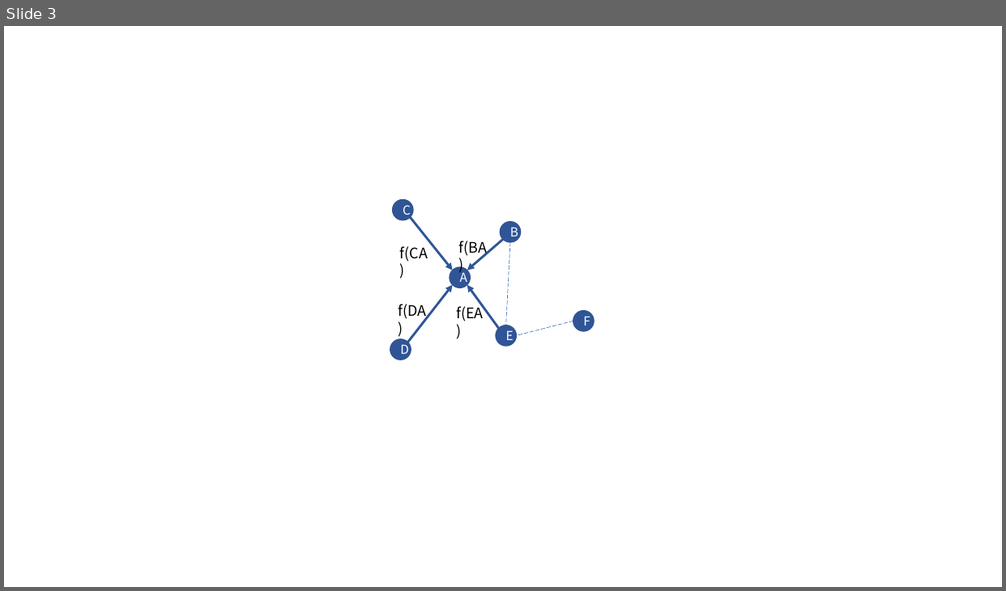
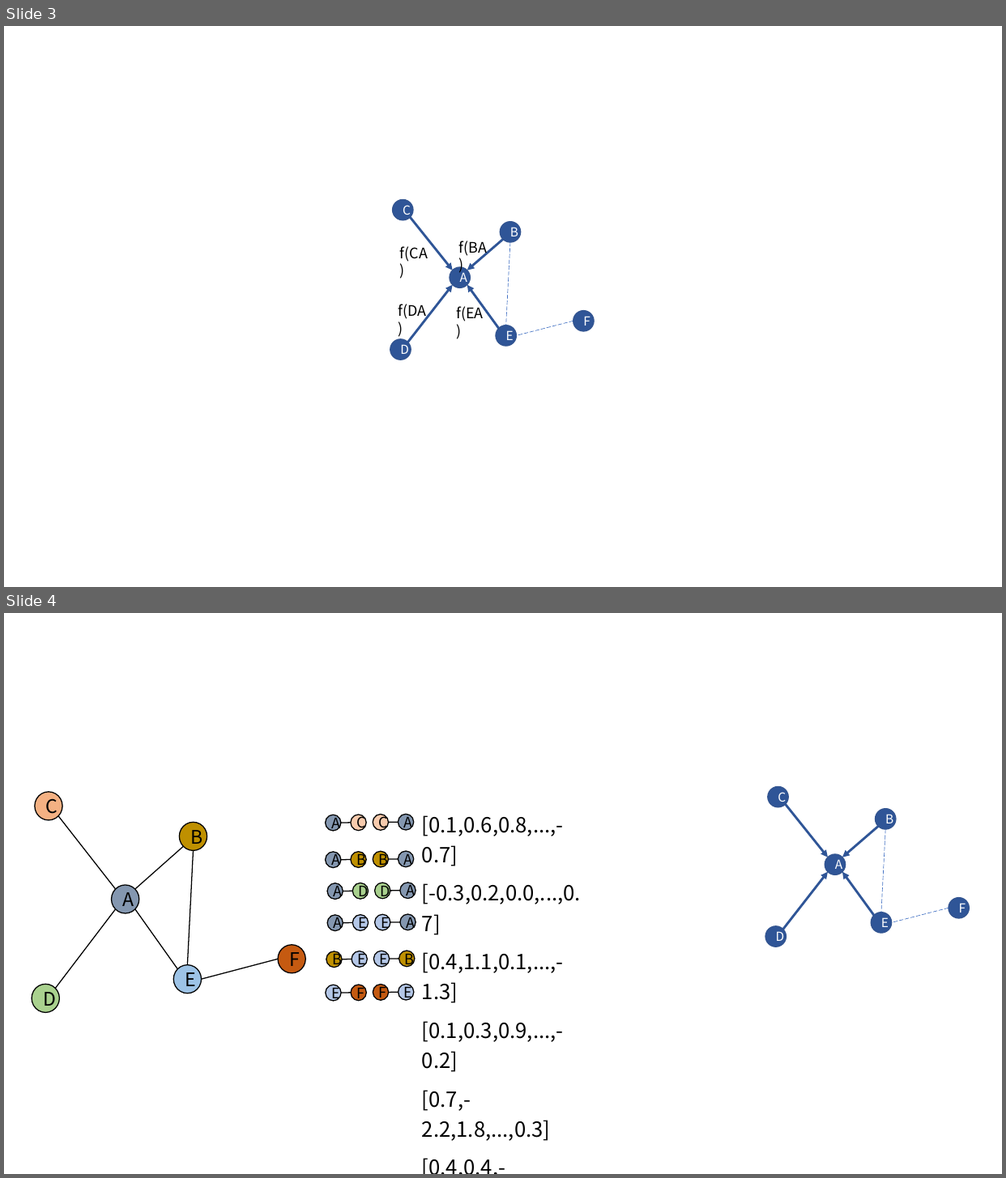
Before and after one commit to hakaorson/file, a slide deck: MineThesis new struct/other/流程图.pptx. Shown one above the other, each under a label of ours: slide 3 before the commit, slides 3 and 4 after it. The pictures are 1006x591 and 1006x1178 pixels, drawn with LibreOffice and Linux fonts; fonts in the diff are those of the drawing. Boxes give left, top, right and bottom in pixels: in the first picture for what was removed or moved away, otherwise in the second. Text is boxed around its words. In the diff, an @@ line names an element or a change of style, - is before the commit and + after.

```diff
--- a/MineThesis new struct/other/流程图.pptx
+++ b/MineThesis new struct/other/流程图.pptx
@@ slide 4 added at (x1=4, y1=613, x2=1002, y2=1174), background #FFFFFF @@
@@ group added at (x1=32, y1=792, x2=305, y2=1013): 6 ellipses, 6 lines @@
+E
+B
+D
+F
+A
+C
@@ table added at (x1=414, y1=805, x2=596, y2=1144), 6 rows, 1 columns @@
+[0.1,0.6,0.8,...,-0.7]
+[-0.3,0.2,0.0,...,0.7]
+[0.4,1.1,0.1,...,-1.3]
+[0.1,0.3,0.9,...,-0.2]
+[0.7,-2.2,1.8,...,0.3]
+[0.4,0.4,-0.3,...,1.7]
@@ ellipse added at (x1=768, y1=786, x2=789, y2=807), fill #2F5597, outline #325491 1 pt, 12 pt, text #FFFFFF @@
+C
@@ arrow added from (786, 805) to (829, 858), #2F5597 2.25 pt @@
@@ group added at (x1=325, y1=815, x2=414, y2=831): 4 ellipses, 2 lines @@
+A
+C
+C
+A
@@ arrow added from (879, 826) to (842, 858), #2F5597 2.25 pt @@
@@ ellipse added at (x1=876, y1=809, x2=897, y2=830), fill #2F5597, outline #325491 1 pt, 12 pt, text #FFFFFF @@
+B
@@ line added from (886, 829) to (881, 913), #4472C4 0.5 pt dashed @@
@@ ellipse added at (x1=825, y1=854, x2=846, y2=875), fill #2F5597, outline #325491 1 pt, 12 pt, text #FFFFFF @@
+A
@@ group added at (x1=325, y1=851, x2=414, y2=867): 4 ellipses, 2 lines @@
+A
+B
+B
+A
@@ arrow added from (783, 930) to (829, 872), #2F5597 2.25 pt @@
@@ arrow added from (874, 915) to (842, 872), #2F5597 2.25 pt @@
@@ group added at (x1=327, y1=883, x2=415, y2=899): 4 ellipses, 2 lines @@
+A
+D
+D
+A
@@ ellipse added at (x1=948, y1=898, x2=970, y2=919), fill #2F5597, outline #325491 1 pt, 12 pt, text #FFFFFF @@
+F
@@ group added at (x1=327, y1=914, x2=415, y2=931): 4 ellipses, 2 lines @@
+A
+E
+E
+A
@@ ellipse added at (x1=765, y1=926, x2=786, y2=948), fill #2F5597, outline #325491 1 pt, 12 pt, text #FFFFFF @@
+D
@@ ellipse added at (x1=871, y1=913, x2=892, y2=934), fill #2F5597, outline #325491 1 pt, 12 pt, text #FFFFFF @@
+E
@@ line added from (948, 908) to (892, 923), #4472C4 0.5 pt dashed @@
@@ group added at (x1=326, y1=951, x2=415, y2=967): 4 ellipses, 2 lines @@
+B
+E
+E
+B
@@ group added at (x1=325, y1=984, x2=414, y2=1001): 4 ellipses, 2 lines @@
+E
+F
+F
+E
```
Also in this commit, not shown: 1 slide changed, 10 other files.
